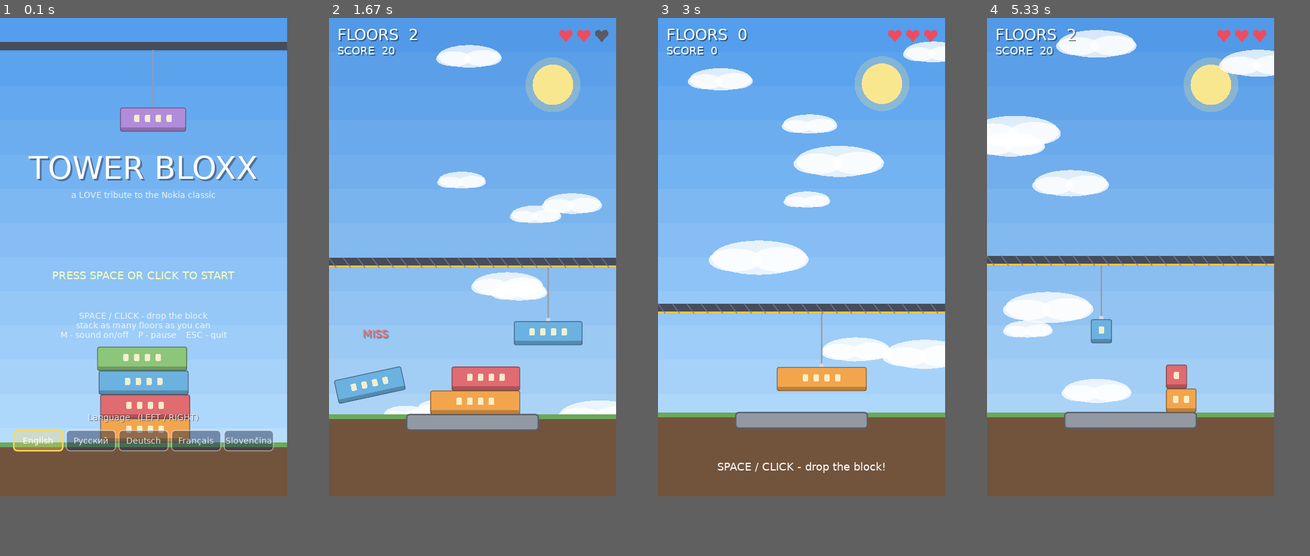
Above: before the commit, frames 1-4 (left to right).
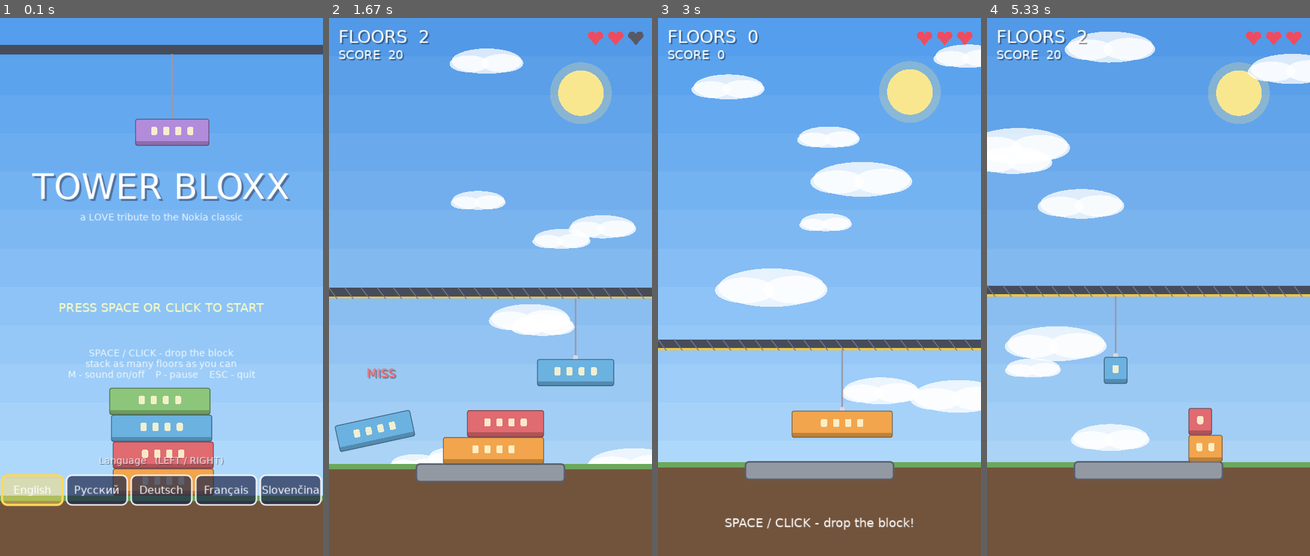
Above: after the commit, the same moments.

Repository: dbelohonov/game_tower
Game: LÖVE game, started from main.lua
Same seed, same stepped clock (60 frames per second), same inputs: the game is played once before the commit and once after it.
Inputs (mouse positions are in pixels of both pictures, inside the frame that each line leads up to):
- Up to frame 1 (0.1 s): no input
- Up to frame 2 (1.67 s): tap Enter at 0.33, 0.67 s; click (477, 308) at 1.05 s; click (593, 270) at 1.38 s
- Up to frame 3 (3 s): click (851, 405) at 1.72 s; click (867, 98) at 2.05 s; click (735, 87) at 2.38 s; click (703, 270) at 2.72 s
- Up to frame 4 (5.33 s): click (1148, 351) at 3.05 s; click (1232, 373) at 3.38 s; click (1213, 243) at 3.72 s; click (1025, 168) at 4.05 s; click (1041, 340) at 4.38 s; click (1261, 394) at 4.72 s; click (1219, 152) at 5.05 s
In our replay, the window is 480x800 before the commit and 540x900 after it. These sizes can differ from the game's own. Grey fills any space a smaller window leaves; there, only what the larger window draws over its background counts as a difference.

The runs differ from the first frame. In frame 1, 34% of the frame differs, in the area x 0-100%, y 0-91%; in frame 2, 37%; in frame 3, 38%, in the area x 0-100%, y 0-96%; in frame 4, 36%.

Commit message:
Enlarge window and make language buttons more prominent
- Window 480x800 -> 540x900 (same aspect, canvas scales uniformly)
- Language buttons 82x34 -> 90x44 with 16px labels, row raised 10px
- Higher contrast: solid inactive fill, 2px white border (3px gold on
  the active one), near-white inactive text

Co-Authored-By: Claude <noreply@anthropic.com>

Diff:
--- a/conf.lua
+++ b/conf.lua
@@ -5,8 +5,8 @@
     t.identity = "tower-bloxx"       -- save directory name (best scores)
     t.version = "11.4"               -- target LOVE version
     t.title = "Tower Bloxx"
-    t.window.width = 480
-    t.window.height = 800
+    t.window.width = 540
+    t.window.height = 900
     t.window.minwidth = 360
     t.window.minheight = 600
     t.window.resizable = true
--- a/src/states/menu.lua
+++ b/src/states/menu.lua
@@ -17,10 +17,10 @@
 
 local function languageButtons()
     local codes = I18n.languages
-    local bw, bh, gap = 82, 34, 6
+    local bw, bh, gap = 90, 44, 6
     local total = #codes * bw + (#codes - 1) * gap
     local x0 = (W - total) / 2
-    local y = H - 110
+    local y = H - 120
     local buttons = {}
     for i, code in ipairs(codes) do
         buttons[i] = {
@@ -136,30 +136,32 @@
     love.graphics.setColor(1, 1, 1, 0.85)
     love.graphics.printf(label, 0, labelY, W, "center")
 
+    Menu.fontButton = Menu.fontButton or I18n.font(16)
+
     for _, b in ipairs(btns) do
         local active = b.code == I18n.current
         if active then
-            love.graphics.setColor(1, 0.85, 0.35, 0.30)
+            love.graphics.setColor(1, 0.85, 0.35, 0.45)
         else
-            love.graphics.setColor(0.10, 0.14, 0.28, 0.45)
-        end
-        love.graphics.rectangle("fill", b.x, b.y, b.w, b.h, 6, 6)
+            love.graphics.setColor(0.10, 0.14, 0.28, 0.70)
+        end
+        love.graphics.rectangle("fill", b.x, b.y, b.w, b.h, 8, 8)
 
         if active then
             love.graphics.setColor(1, 0.85, 0.35)
         else
-            love.graphics.setColor(1, 1, 1, 0.55)
-        end
-        love.graphics.setLineWidth(active and 2 or 1)
-        love.graphics.rectangle("line", b.x, b.y, b.w, b.h, 6, 6)
-
-        love.graphics.setFont(Menu.fontSmall)
+            love.graphics.setColor(1, 1, 1, 0.85)
+        end
+        love.graphics.setLineWidth(active and 3 or 2)
+        love.graphics.rectangle("line", b.x, b.y, b.w, b.h, 8, 8)
+
+        love.graphics.setFont(Menu.fontButton)
         if active then
             love.graphics.setColor(1, 1, 1)
         else
-            love.graphics.setColor(1, 1, 1, 0.8)
-        end
-        love.graphics.printf(I18n.names[b.code], b.x, b.y + (b.h - Menu.fontSmall:getHeight()) / 2,
+            love.graphics.setColor(1, 1, 1, 0.95)
+        end
+        love.graphics.printf(I18n.names[b.code], b.x, b.y + (b.h - Menu.fontButton:getHeight()) / 2,
             b.w, "center")
     end
 end
